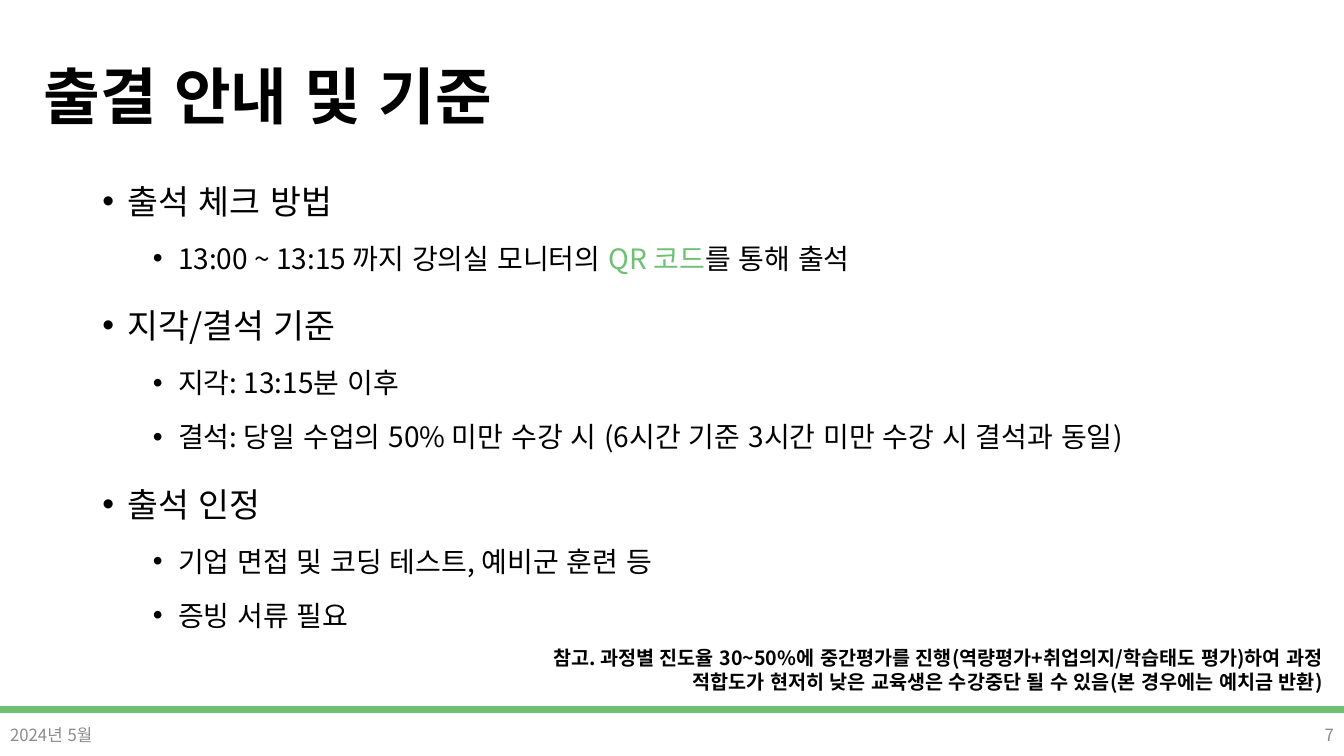
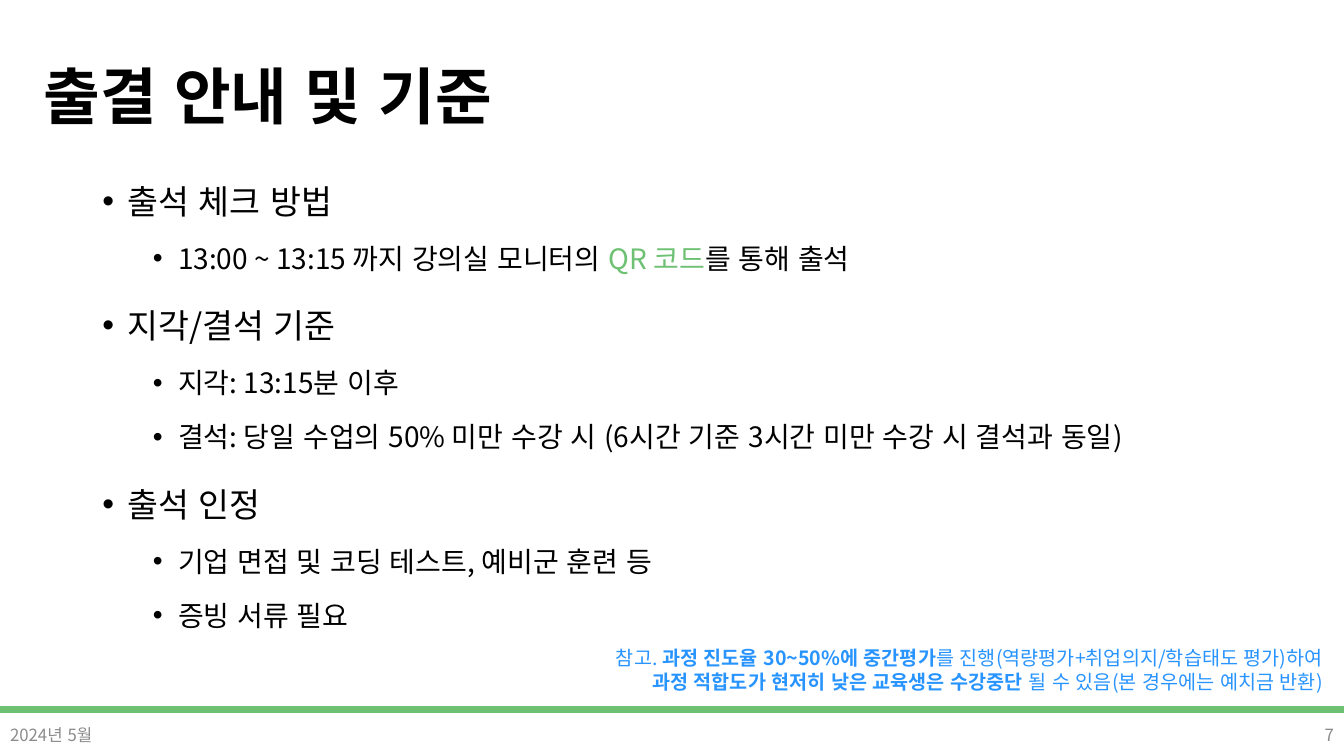
Before and after one commit to DevDamon0527/SeSAC_Yeongdeungpo_Campus_6th, a slide deck: slide 7 of material/[SeSAC_YDP_6] 01_ot,git.pptx. Drawn at 1344x756 pixels with LibreOffice and Linux fonts; fonts in the diff are those of the drawing; background and template pictures are left out. Boxes give left, top, right and bottom in pixels: in the first picture for what was removed or moved away, otherwise in the second. Text is boxed around its words. In the diff, an @@ line names an element or a change of style, - is before the commit and + after.

```diff
--- a/material/[SeSAC_YDP_6] 01_ot,git.pptx
+++ b/material/[SeSAC_YDP_6] 01_ot,git.pptx
@@ text at <box>616,648,1323,693</box>: text changed; text colour #000000 to #2894FF; bold off @@
-참고. 과정별 진도율 30~50%에 중간평가를 진행(역량평가+취업의지/학습태도 평가)하여 과정 적합도가 현저히 낮은 교육생은 수강중단 될 수 있음(본 경우에는 예치금 반환)
+참고. 과정 진도율 30~50%에 중간평가를 진행(역량평가+취업의지/학습태도 평가)하여
+과정 적합도가 현저히 낮은 교육생은 수강중단 될 수 있음(본 경우에는 예치금 반환)
```
Also in this commit, not shown: 12 other slides changed, 1 slide added, 4 slides removed.
